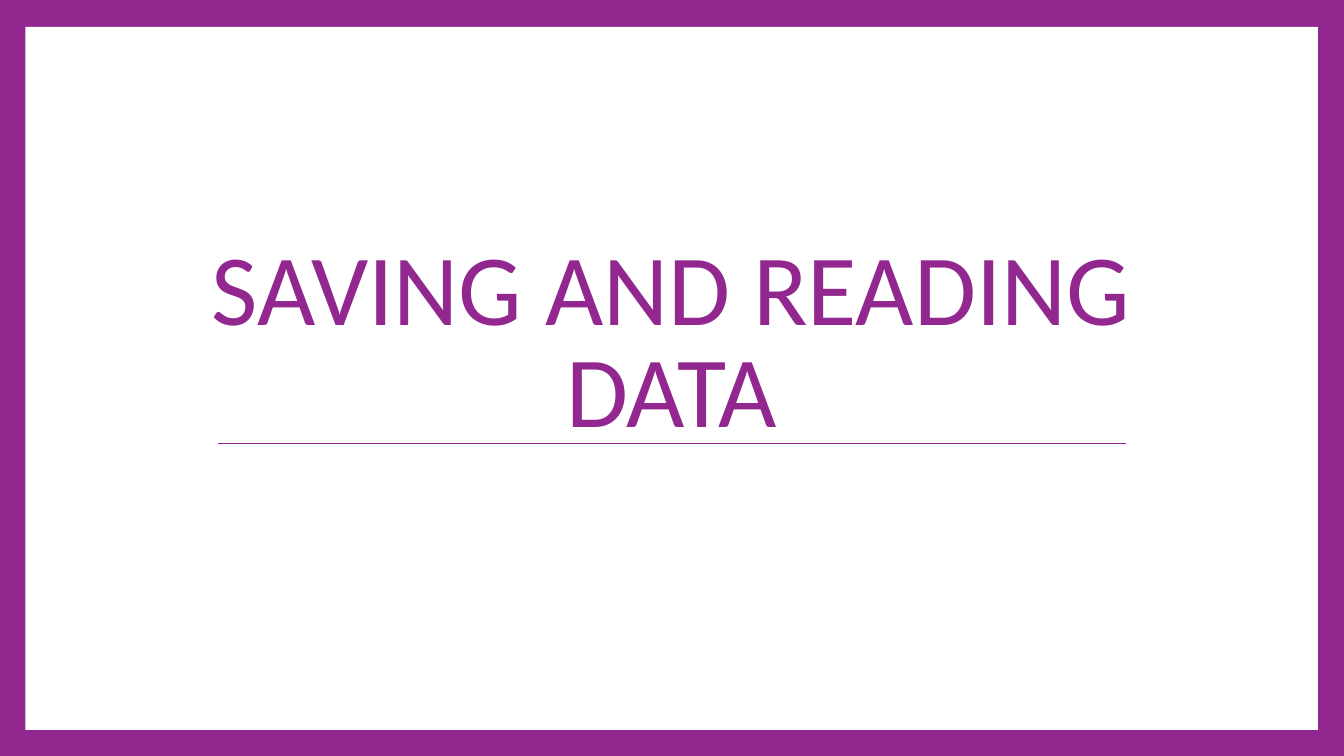
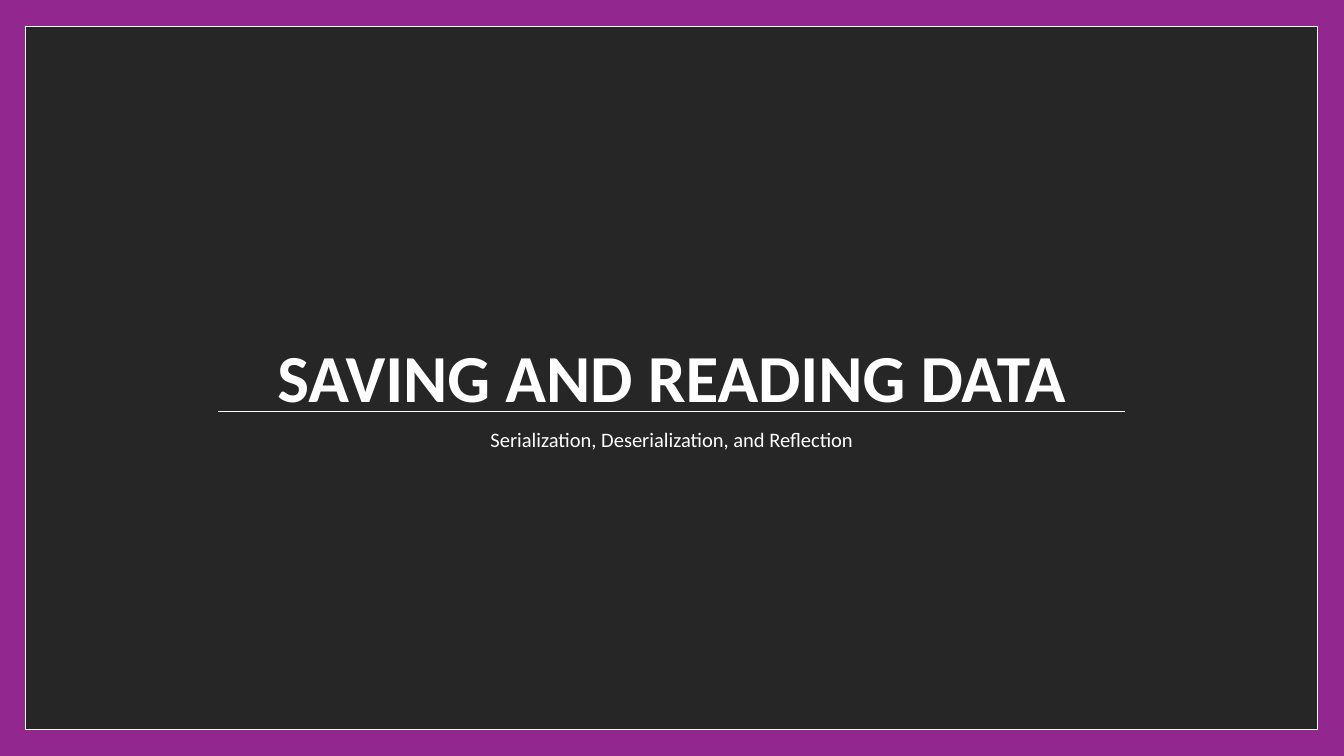
Before and after one commit to cdiggins/cs321, a slide deck: slide 1 of class-notes/cs321-winter-2023-lecture-17-classes-for-data.pptx. Drawn at 1344x756 pixels with LibreOffice and Linux fonts; fonts in the diff are those of the drawing; background and template pictures are left out. Boxes give left, top, right and bottom in pixels: in the first picture for what was removed or moved away, otherwise in the second. Text is boxed around its words. In the diff, an @@ line names an element or a change of style, - is before the commit and + after.

```diff
--- a/class-notes/cs321-winter-2023-lecture-17-classes-for-data.pptx
+++ b/class-notes/cs321-winter-2023-lecture-17-classes-for-data.pptx
@@ rectangle removed at (26, 27, 1318, 730) @@
@@ rectangle added at (26, 27, 1318, 730), fill #262626, outline #FFFFFF 1 pt @@
@@ title "SAVING AND READING DATA": place and size @@
-title "SAVING AND READING DATA" at (212, 259, 1130, 444)
+title "SAVING AND READING DATA" at (277, 358, 1066, 412)
@@ title "SAVING AND READING DATA" at (277, 358, 1066, 412): size 108 to 72 pt, text colour #92278F to #FFFFFF, bold on @@
@@ line added from (218, 411) to (1126, 411), #FFFFFF 0.79 pt @@
@@ line removed from (218, 444) to (1126, 444) @@
@@ text added at (490, 432, 852, 450), 22 pt, text #FFFFFF @@
+Serialization, Deserialization, and Reflection
```
Also in this commit, not shown: 7 other slides changed, 8 slides added, 1 slide removed, 5 other files.
